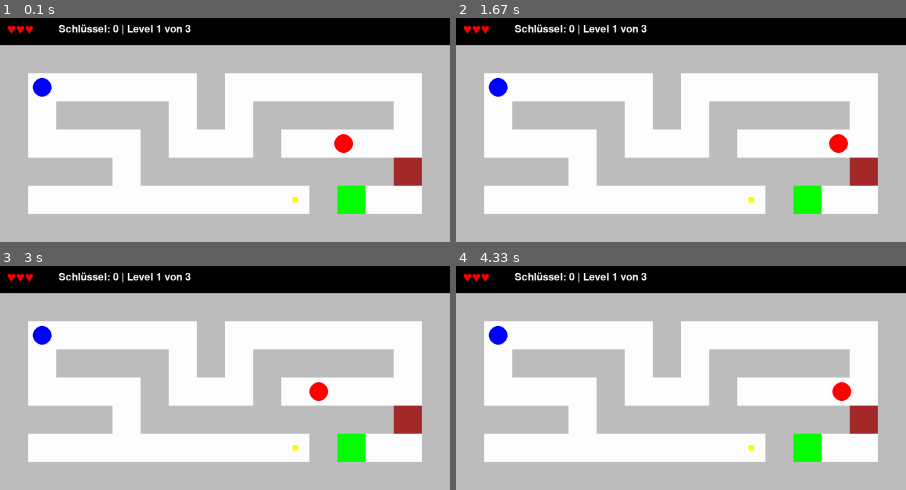
Above: before the commit, frames 1-4 (two rows, left to right).
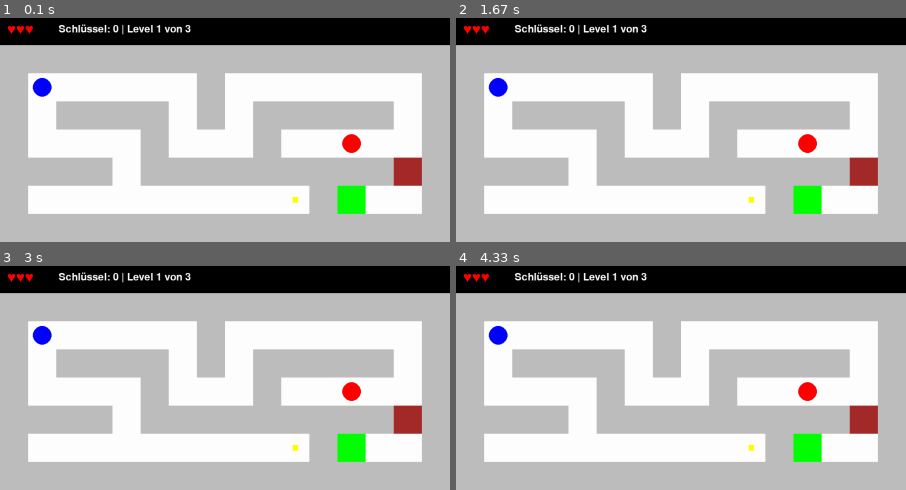
Above: after the commit, the same moments.

Repository: binaerverkehr/pygamece-tutorial
Game: pygame game, started from game.py
The game is run twice, just before and just after one commit, with the same random seed, the same clock (stepped at 60 frames per second) and the same inputs.
Inputs:
- Up to frame 1 (0.1 s): no input
- Up to frame 2 (1.67 s): no input
- Up to frame 3 (3 s): no input
- Up to frame 4 (4.33 s): no input

The runs differ from the first frame. In frame 1, 0.3% of the frame differs, in the area x 74-81%, y 51-61%; in frame 2, 0.6%; in frame 3, 0.6%, in the area x 68-81%, y 51-61%; in frame 4, 0.6%.

Commit message:
1. Spiel startet im Zustand menu

Diff:
--- a/game.py
+++ b/game.py
@@ -15,6 +15,7 @@
 
         self.layouts = LAYOUTS
         self.start_game()
+        self.state = "menu"
 
         self.overlay_font = pygame.font.Font(None, 72)
         self.hud_font = pygame.font.Font(None, 32)
